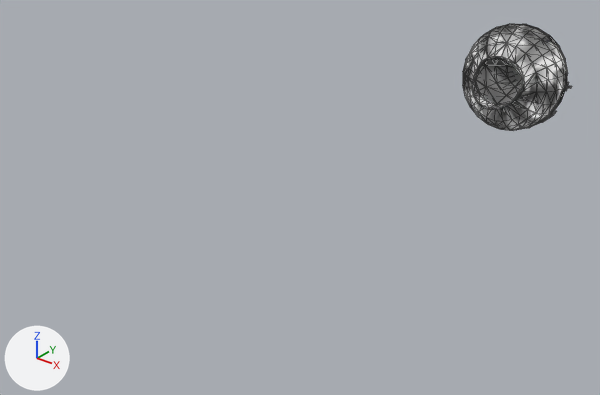
Two versions of the FBX model public/catarina/model.fbx, one commit apart.
The view is the same before and after, from a 50 mm lens placed at (1.37, -1.48, 1.0), pointed at (-0.14, 0.41, -0.17). Lighting does not change. The marker at lower left points along +X, +Y and +Z. Mesh edges are drawn as thin lines. Vertices at the same position are counted once.
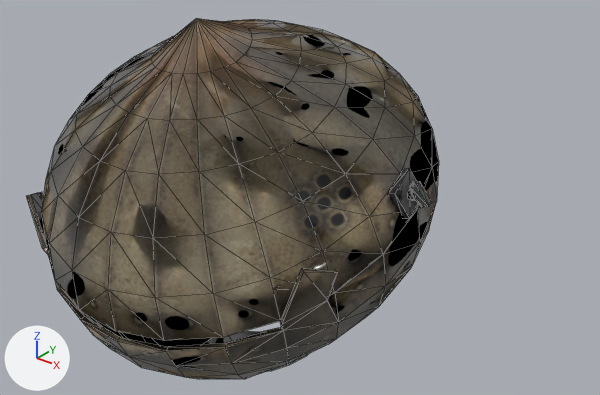
The change, as JSON lines over the scene's bpy script:
```json
{"op": "add", "block": "img_tex_png", "code": ["img_tex_png = load_image('tex.png', 'tex.png', 512, 512, 'sRGB')"]}
{"op": "remove", "block": "mat_am_a_1000_0", "code": "mat_am_a_1000_0.base_color = (1.0, 1.0, 1.0)  # white #ffffff"}
{"op": "add", "block": "mat_am_a_1000_0", "code": "mat_am_a_1000_0.texture = img_tex_png  # with its transparency"}
{"op": "set", "path": "mat_am_a_1000_0.roughness", "old": "0.553", "new": "0.0"}
{"block": "me_mesh", "where": "me_mesh.from_pydata(...)  # 587 vertices, 1140 faces; spans x -0.219..0.232, y -0.17..0.26, z -1.833..-1.428"}
{"block": "me_mesh", "where": "# used by ob_mesh0; location = (0.0, 0.0, 0.0); rotation_euler = (1.571, 0.0, -3.142), in degrees (90, 0, -180); scale = (-1.0, -1.0, -1.0)"}
{"block": "me_mesh", "change": "me_mesh part 1: the whole mesh is turned -90 degrees about the x axis through its middle and scaled by 100, then moved by (0.092, 1.365, 2.293)"}
{"op": "set", "path": "ob_mesh0.location", "old": "(0.0, 0.0, 0.0)", "new": "(0.013, -0.041, 0.085)"}
{"op": "set", "path": "ob_mesh0.rotation_euler", "old": "(1.571, 0.0, -3.142)", "new": "(-1.366, -0.0543, 0.106)", "note": "degrees (90, 0, -180) -> degrees (-78, -3.1, 6.1)"}
{"op": "set", "path": "ob_mesh0.scale", "old": "(-1.0, -1.0, -1.0)", "new": "(0.0242, 0.0242, 0.0242)"}
```

Location of each change, [x1, y1, x2, y2] in pixels of the pictures (600 x 395 px):
```json
{"object": "mesh0", "change": "surface changed, moved, turned, rescaled", "before": [463, 24, 572, 131], "after": [27, 18, 439, 379]}
```
